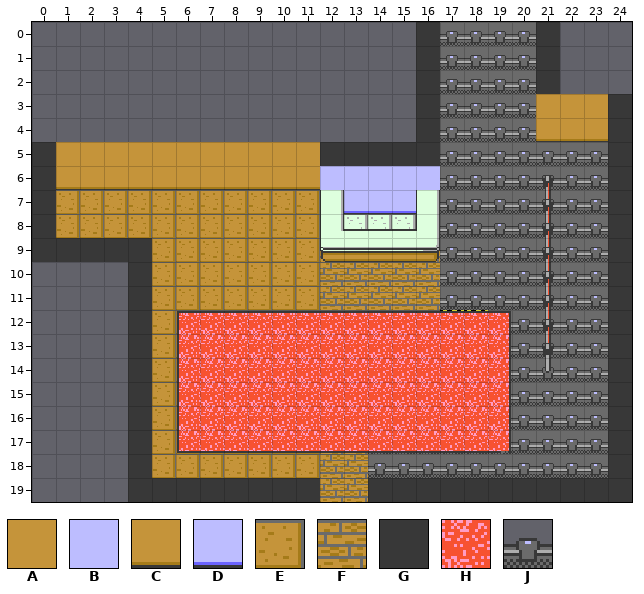
One commit to this Tiled map: Assets/Graphics/Maps/SpacePort/SpaceElevatorReception.tmx. Above: the version before the commit.
Cells are 16x16 px. Shown: x 0..24, y 0..19.
Key: from "Office": A 0, B 1, C 10, D 11, E 20, F 22, G 29, H 37; from "SpaceElevatorIndustrial": J 14.
_ is an empty cell, # one hidden under a higher layer.
Layers that did not change in this view are not listed.
Layer "Graphics/Background/Background" before, first column x 0:
 0 ________________GJJJJG___
 1 ________________GJJJJG___
 2 ________________GJJJJG___
 3 ________________GJJJJAAAG
 4 ________________GJJJJCCCG
 5 GAAAAAAAAAAAGGGGGJJJJJJJG
 6 GCCCCCCCCCCCBBBBBJJJJJJJG
 7 GEEEEEEEEEEE#DDD#JJJJJJJG
 8 GEEEEEEEEEEE_____JJJJJJJG
 9 GGGGGEEEEEEE_____JJJJJJJG
10 ____GEEEEEEEFFFFFJJJJJJJG
11 ____GEEEEEEEFFFFFJJJJJJJG
12 ____GEEEEEEEFFFFFJJJJJJJG
13 ____GEEHHHHHHHHHHHHJJJJJG
14 ____GEEHHHHHHHHHHHHJJJJJG
15 ____GEEHHHHHHHHHHHHJJJJJG
16 ____GEE############JJJJJG
17 ____GEEEEEEEFFJJJJJJJJJJG
18 ____GEEEEEEEFFJJJJJJJJJJG
19 ____GGGGGGGGFFGGGGGGGGGGG
After the commit:
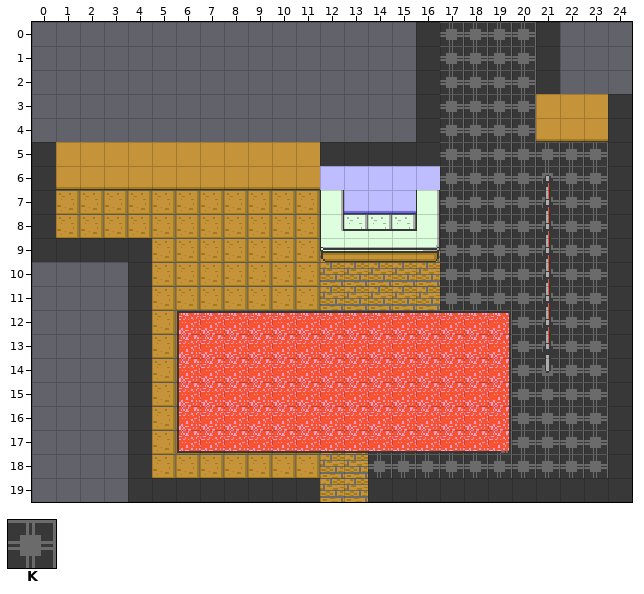
Further tiles: from "SpaceElevatorIndustrial": K 17.
Edits made:
Layer "Graphics/Background/Background":
y 0..4: x 17..20 JJJJ -> KKKK
y 5..11: x 17..23 JJJJJJJ -> KKKKKKK
y 12: x 17..18 JJ -> KK; x 20..23 JJJJ -> KKKK
y 13..16: x 20..23 JJJJ -> KKKK
y 17..18: x 14..23 JJJJJJJJJJ -> KKKKKKKKKK
Where, in picture pixels (left, top, right, bottom), the same in both pictures:
changed: (368, 23, 608, 478)
